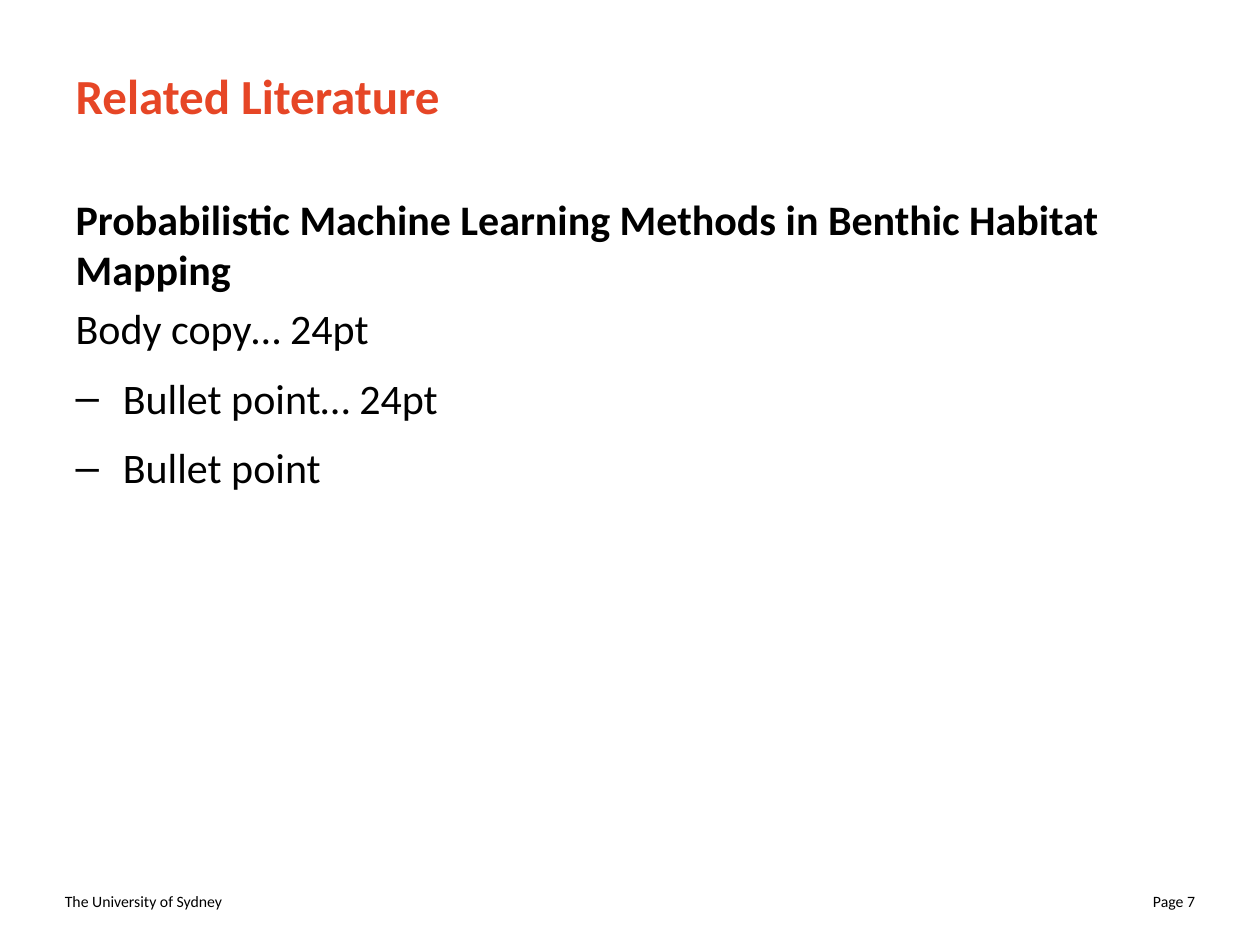
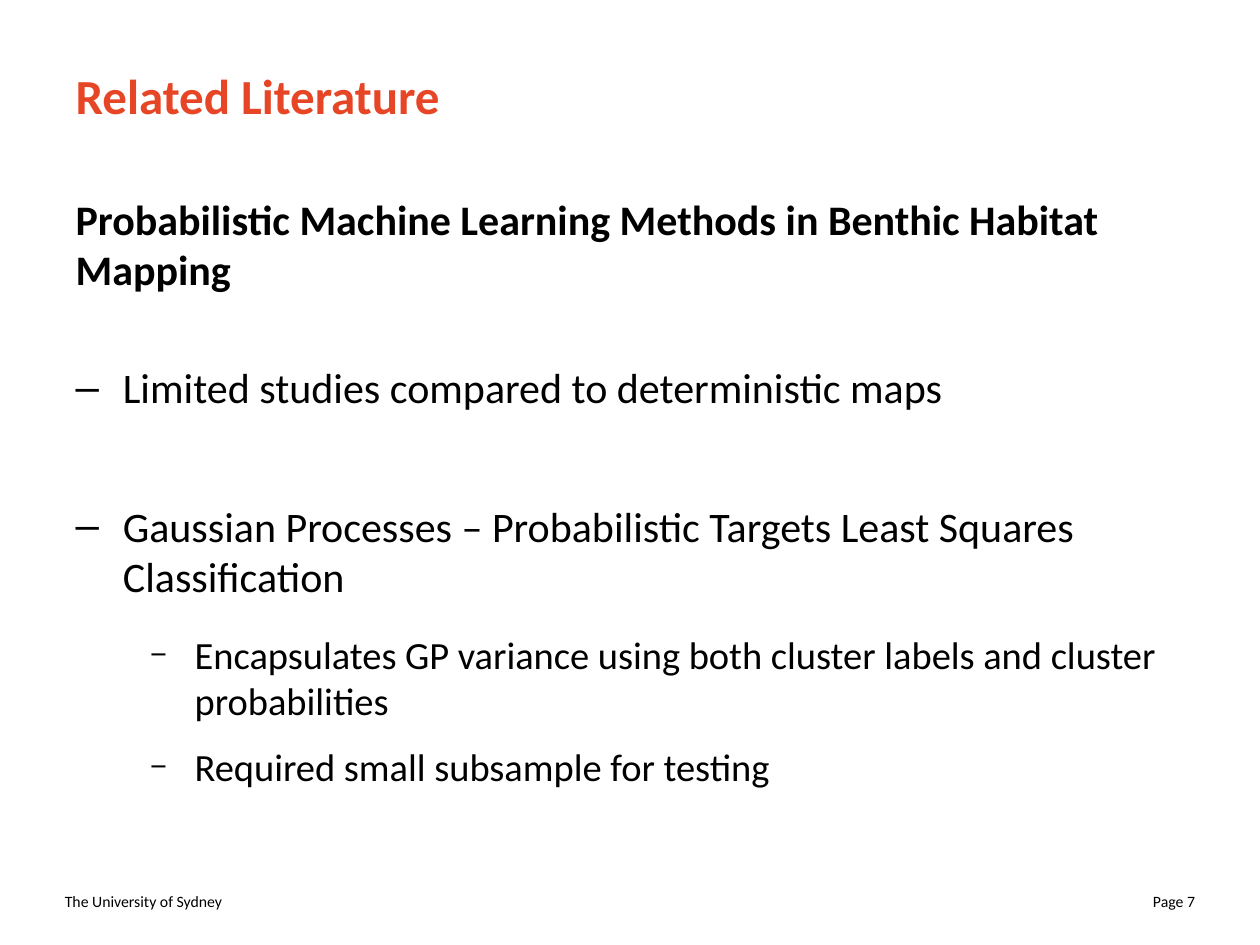
Before and after one commit to juicetin/honours, a slide deck: slide 7 of prez/honours_prez.odp. Drawn at 1260x945 pixels with LibreOffice and Linux fonts; fonts in the diff are those of the drawing. Boxes give left, top, right and bottom in pixels: in the first picture for what was removed or moved away, otherwise in the second. Text is boxed around its words. In the diff, an @@ line names an element or a change of style, - is before the commit and + after.

```diff
--- a/prez/honours_prez.odp
+++ b/prez/honours_prez.odp
@@ text at (123, 373, 1156, 788): text changed @@
-Body copy… 24pt
-– Bullet point… 24pt
-– Bullet point
+– Limited studies compared to deterministic maps
+– Gaussian Processes – Probabilistic Targets Least Squares Classification
+  − Encapsulates GP variance using both cluster labels and cluster probabilities
+  − Required small subsample for testing
```
Also in this commit, not shown: 6 other slides changed, 5 slides added, 2 slides removed, 1 other file.
